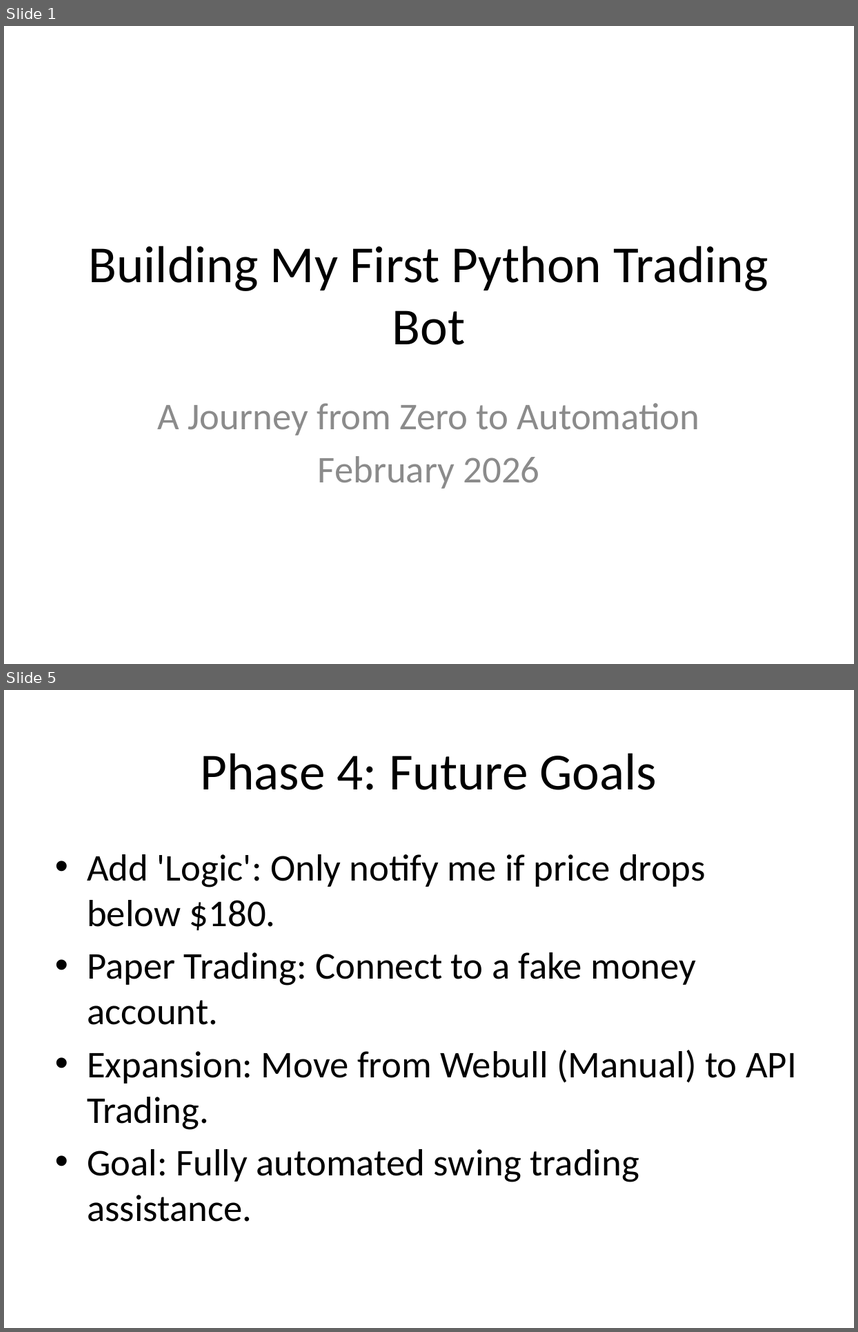
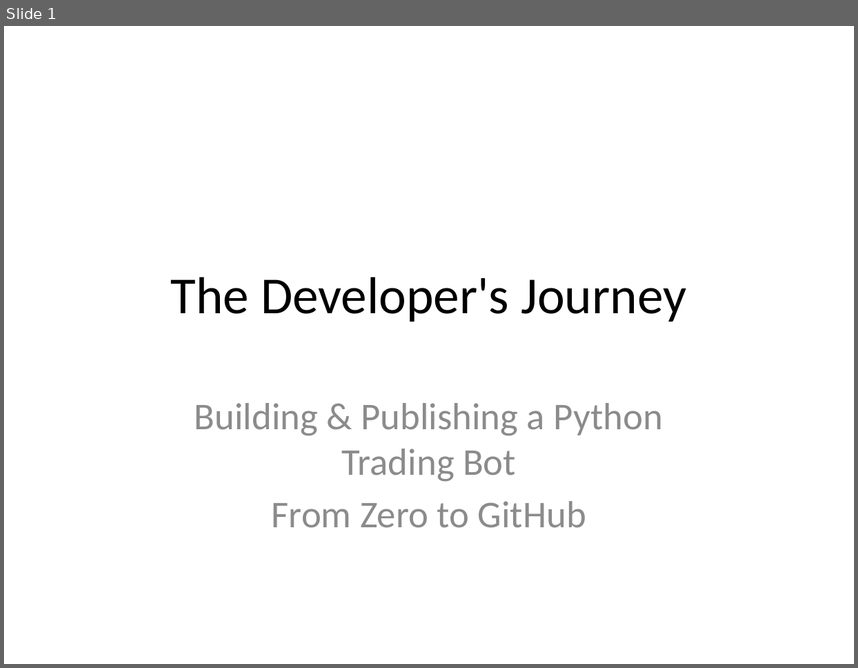
Before and after one commit to learnhowtolikeit/python-trading-bot, a slide deck: My_Trading_Bot_Journey.pptx. Shown one above the other, each under a label of ours: slides 1 and 5 before the commit, slide 1 after it; the slides between them are not shown. The pictures are 858x1332 and 858x668 pixels, drawn with LibreOffice and Linux fonts; fonts in the diff are those of the drawing. Boxes give left, top, right and bottom in pixels: in the first picture for what was removed or moved away, otherwise in the second. Text is boxed around its words. In the diff, an @@ line names an element or a change of style, - is before the commit and + after.

Commit message:
Updated PPTX Journey Deck

```diff
--- a/My_Trading_Bot_Journey.pptx
+++ b/My_Trading_Bot_Journey.pptx
@@ slide 5 removed at box(4, 690, 854, 1328), background #FFFFFF @@
@@ title removed at box(200, 753, 657, 790) @@
-Phase 4: Future Goals
@@ text removed at box(87, 854, 797, 1221) @@
-• Add 'Logic': Only notify me if price drops below $180.
-• Paper Trading: Connect to a fake money account.
-• Expansion: Move from Webull (Manual) to API Trading.
-• Goal: Fully automated swing trading assistance.
@@ slide 1 changed as well @@
@@ title at box(171, 276, 686, 321): text changed @@
-Building My First Python Trading Bot
+The Developer's Journey
@@ subtitle at box(194, 403, 662, 528): text changed @@
-A Journey from Zero to Automation
-February 2026
+Building & Publishing a Python Trading Bot
+From Zero to GitHub
```
Also in this commit, not shown: 1 other slide changed, 6 slides added, 2 other slides removed, 1 other file.
